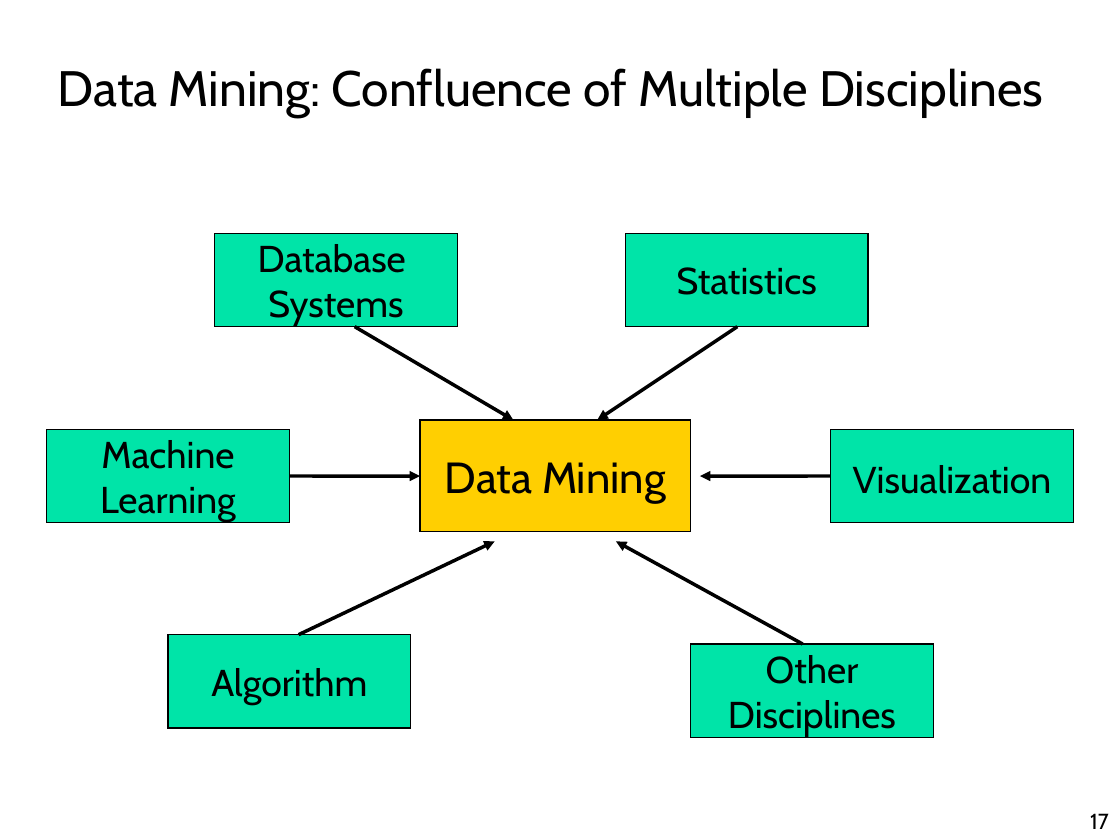
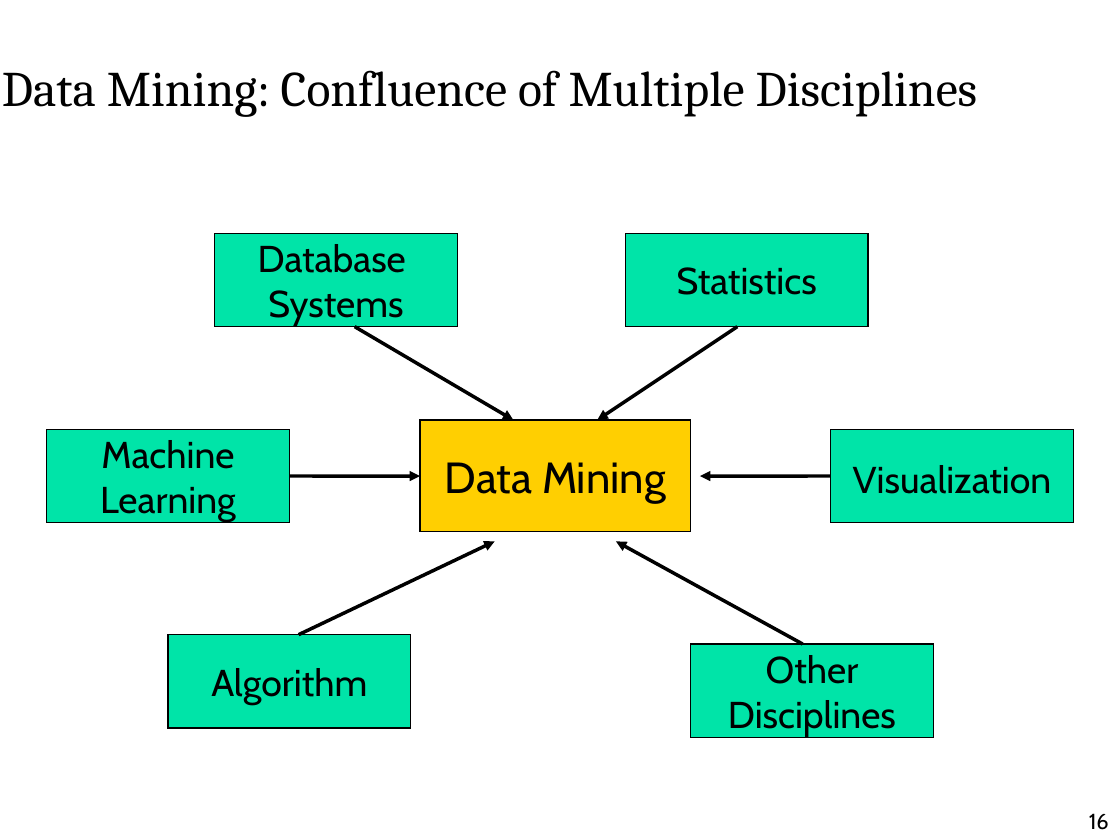
Before and after one commit to alaagamal98/web-based-his, a slide deck: slide 16 of Presentation/Data Mining.ppt (slide 17 before the commit). Drawn at 1120x840 pixels with LibreOffice and Linux fonts; fonts in the diff are those of the drawing; background and template pictures are left out. Boxes give left, top, right and bottom in pixels: in the first picture for what was removed or moved away, otherwise in the second. Text is boxed around its words. In the diff, an @@ line names an element or a change of style, - is before the commit and + after.

```diff
--- a/Presentation/Data Mining.ppt
+++ b/Presentation/Data Mining.ppt
@@ title "Data Mining: Confluence of Multiple ...": place and size @@
-title "Data Mining: Confluence of Multiple ..." at <box>58,68,1043,116</box>
+title "Data Mining: Confluence of Multiple ..." at <box>2,70,978,117</box>
@@ title "Data Mining: Confluence of Multiple ..." at <box>2,70,978,117</box>: font Cabin to Cambria @@
@@ page number at <box>1089,813,1109,830</box>: text changed @@
-17
+16
```
Also in this commit, not shown: 12 other slides changed, 1 slide added, 1 slide removed, 4 other files.
